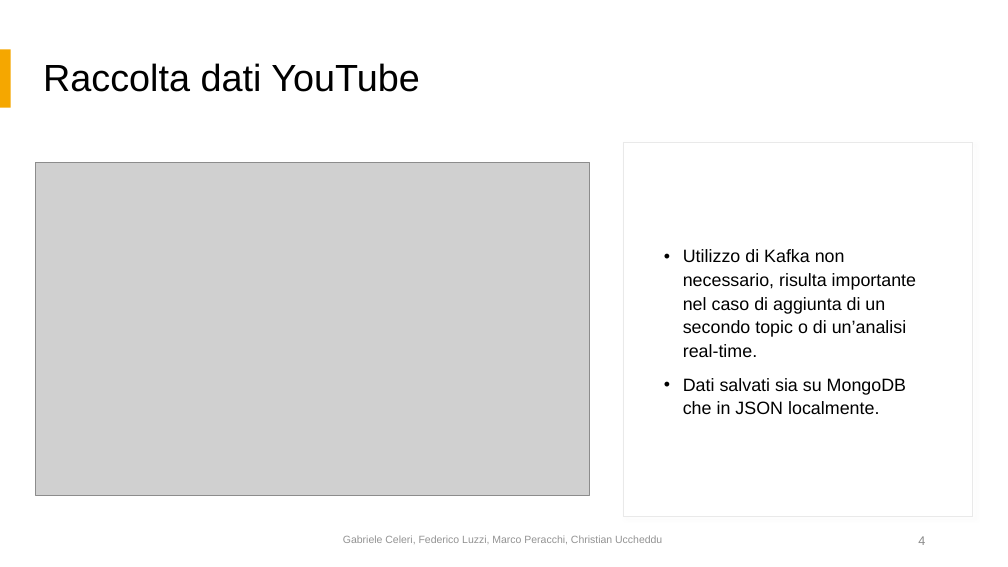
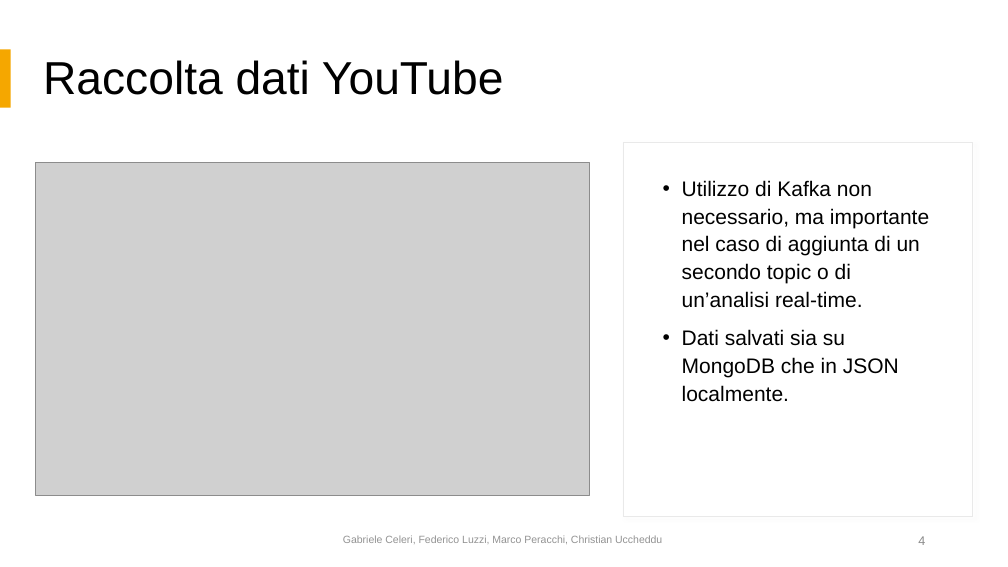
Before and after one commit to fedelux3/Youtube_trending_analysis, a slide deck: slide 4 of presentazione/presentazione.pptx. Drawn at 1008x567 pixels with LibreOffice and Linux fonts; fonts in the diff are those of the drawing; grey boxes stand for pictures. Boxes give left, top, right and bottom in pixels: in the first picture for what was removed or moved away, otherwise in the second. Text is boxed around its words. In the diff, an @@ line names an element or a change of style, - is before the commit and + after.

```diff
--- a/presentazione/presentazione.pptx
+++ b/presentazione/presentazione.pptx
@@ title "Raccolta dati YouTube" at bbox=[43, 60, 504, 95]: size 36 to 44 pt @@
@@ text "Utilizzo di Kafka non necessario, ...": place and size @@
-text "Utilizzo di Kafka non necessario, ..." at bbox=[683, 249, 916, 414]
+text "Utilizzo di Kafka non necessario, ..." at bbox=[682, 180, 929, 402]
@@ text at bbox=[682, 180, 929, 308]: text changed; size 17 to 20 pt @@
-• Utilizzo di Kafka non necessario, risulta importante nel caso di aggiunta di un secondo topic o di un’analisi real-time.
+• Utilizzo di Kafka non necessario, ma importante nel caso di aggiunta di un secondo topic o di un’analisi real-time.
@@ text at bbox=[682, 329, 899, 402]: size 17 to 20 pt in "Dati salvati sia su MongoDB che in ..." @@
```
Also in this commit, not shown: 10 other slides changed.
